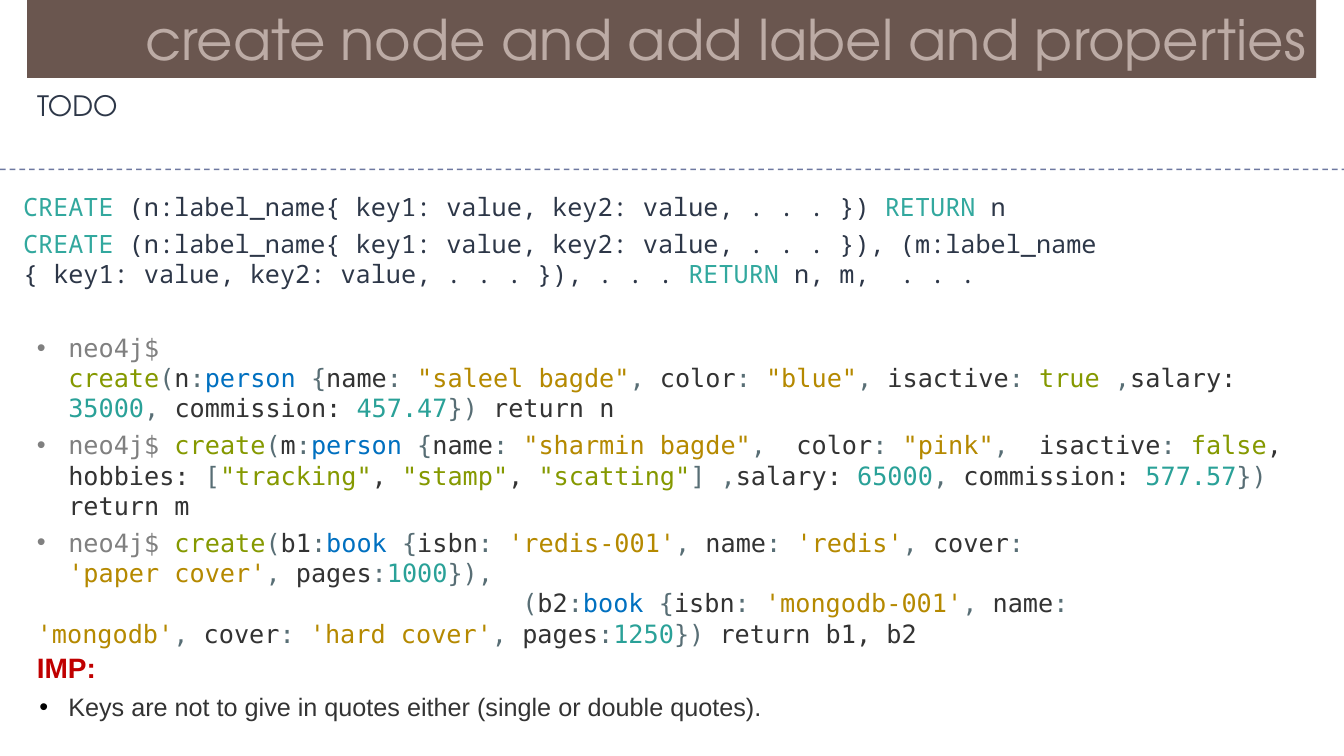
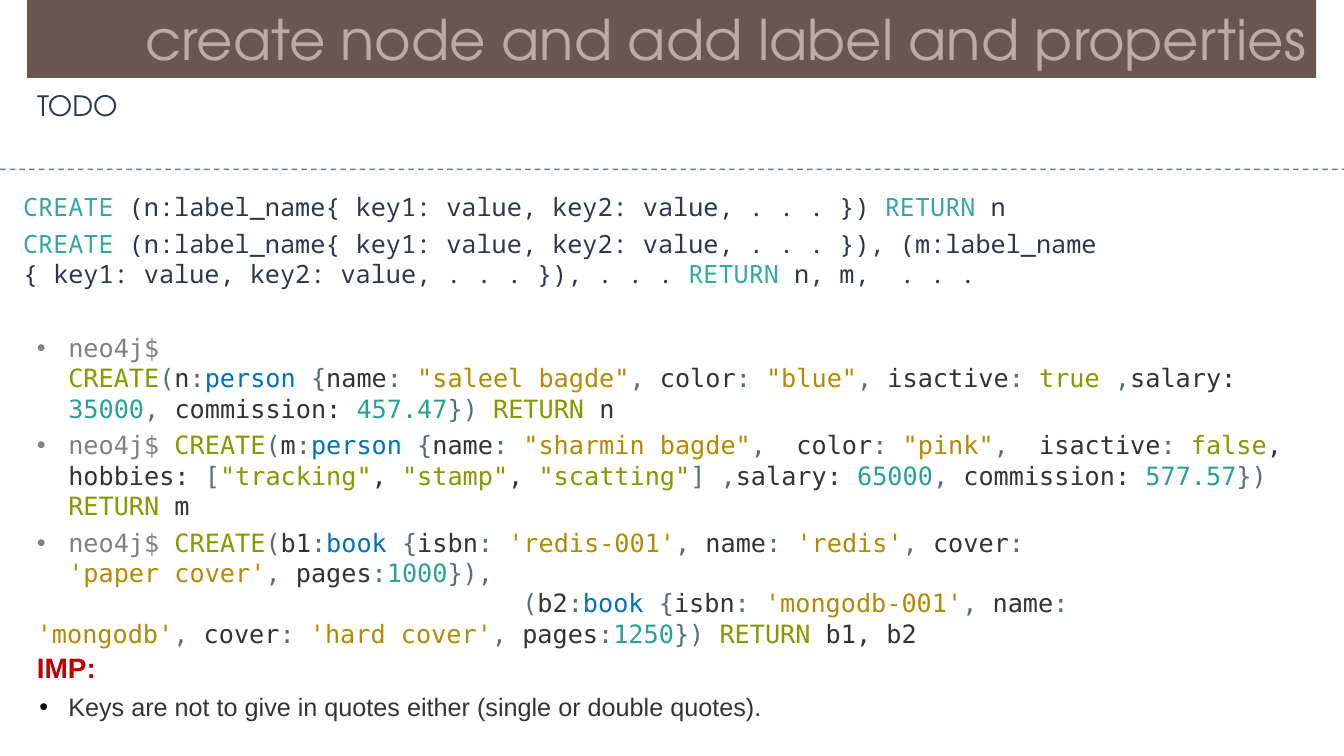
Before and after one commit to Saleel-Bagde/PPT-s, a slide deck: slide 12 of Neo4j.pptx. Drawn at 1344x756 pixels with LibreOffice and Linux fonts; fonts in the diff are those of the drawing. Boxes give left, top, right and bottom in pixels: in the first picture for what was removed or moved away, otherwise in the second. Text is boxed around its words. In the diff, an @@ line names an element or a change of style, - is before the commit and + after.

```diff
--- a/Neo4j.pptx
+++ b/Neo4j.pptx
@@ text at <box>37,338,1282,649</box>: text changed @@
-• neo4j$ create(n:person {name: "saleel bagde", color: "blue", isactive: true ,salary: 35000, commission: 457.47}) return n
-• neo4j$ create(m:person {name: "sharmin bagde", color: "pink", isactive: false, hobbies: ["tracking", "stamp", "scatting"] ,salary: 65000, commission: 577.57}) return m
-• neo4j$ create(b1:book {isbn: 'redis-001', name: 'redis', cover: 'paper cover', pages:1000}),
-(b2:book {isbn: 'mongodb-001', name: 'mongodb', cover: 'hard cover', pages:1250}) return b1, b2
+• neo4j$ CREATE(n:person {name: "saleel bagde", color: "blue", isactive: true ,salary: 35000, commission: 457.47}) RETURN n
+• neo4j$ CREATE(m:person {name: "sharmin bagde", color: "pink", isactive: false, hobbies: ["tracking", "stamp", "scatting"] ,salary: 65000, commission: 577.57}) RETURN m
+• neo4j$ CREATE(b1:book {isbn: 'redis-001', name: 'redis', cover: 'paper cover', pages:1000}),
+(b2:book {isbn: 'mongodb-001', name: 'mongodb', cover: 'hard cover', pages:1250}) RETURN b1, b2
```
Also in this commit, not shown: 30 other slides changed.
